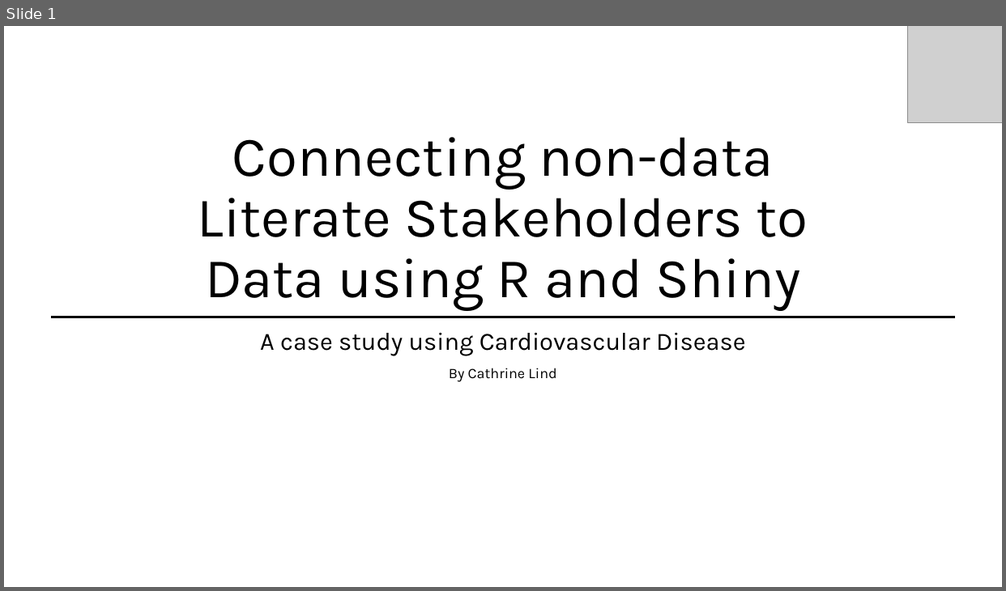
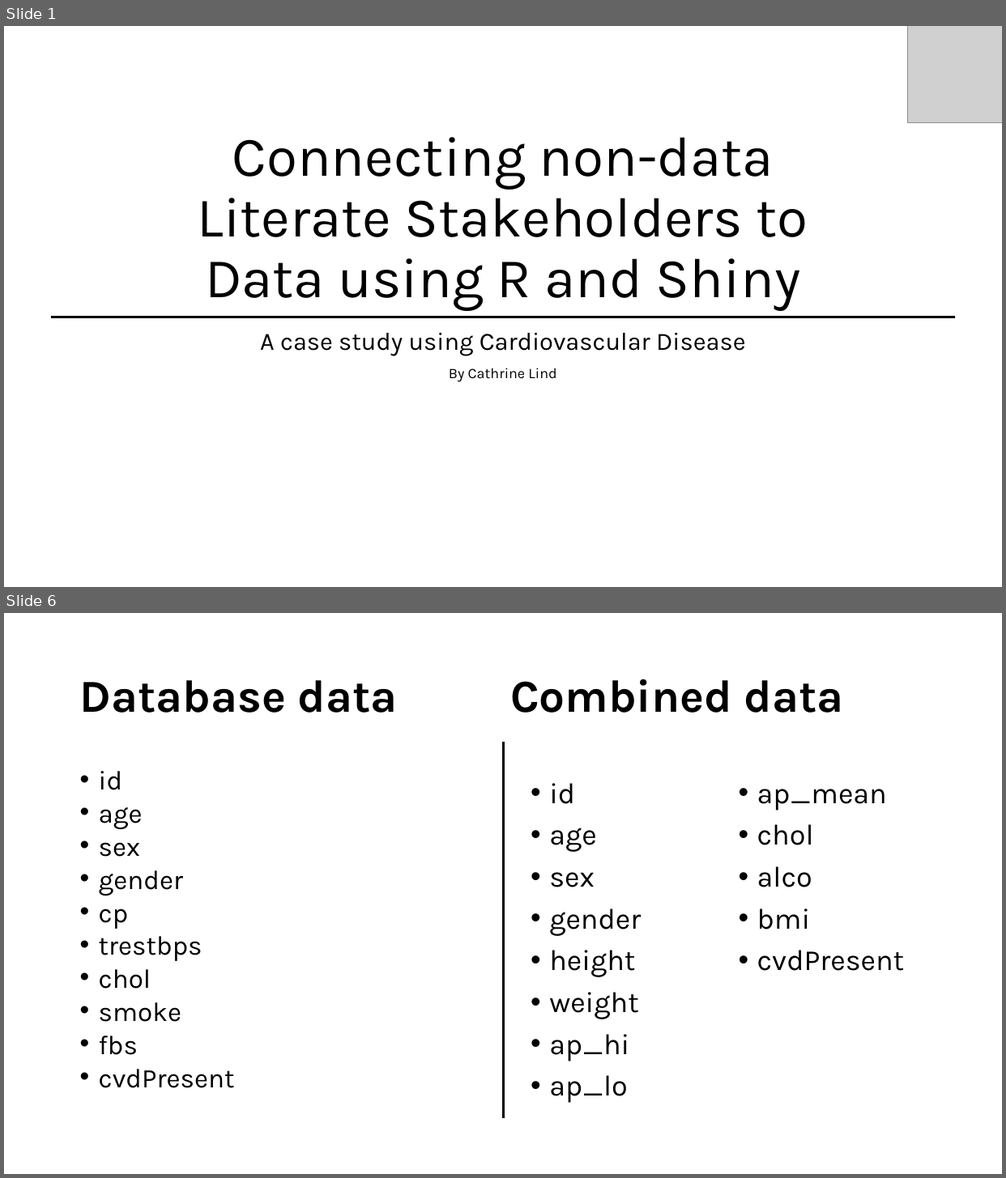
Before and after one commit to CathrineLind/shiny-CVD, a slide deck: Connecting non-data Literate Stakeholders to Data using R.pptx. Shown one above the other, each under a label of ours: slide 1 before the commit, slides 1 and 6 after it; the slides between them are not shown. The pictures are 1006x591 and 1006x1178 pixels, drawn with LibreOffice and Linux fonts; fonts in the diff are those of the drawing; grey boxes stand for pictures. Boxes give left, top, right and bottom in pixels: in the first picture for what was removed or moved away, otherwise in the second. Text is boxed around its words. In the diff, an @@ line names an element or a change of style, - is before the commit and + after.

```diff
--- a/Connecting non-data Literate Stakeholders to Data using R.pptx
+++ b/Connecting non-data Literate Stakeholders to Data using R.pptx
@@ slide 6 added at bbox=[4, 613, 1002, 1174], background #FFFFFF @@
@@ title added at bbox=[80, 680, 398, 713], 44 pt, text #000000, bold @@
+Database data
@@ text added at bbox=[510, 679, 844, 713], 44 pt, text #000000, bold @@
+Combined data
@@ line added from (503, 743) to (503, 1119), #000000 2.25 pt @@
@@ text added at bbox=[99, 771, 235, 1088], 25.9 pt, text #000000 @@
+• id
+• age
+• sex
+• gender
+• cp
+• trestbps
+• chol
+• smoke
+• fbs
+• cvdPresent
@@ text added at bbox=[549, 783, 904, 1103], 28 pt, text #000000 @@
+• id
+• age
+• sex
+• gender
+• height
+• weight
+• ap_hi
+• ap_lo
+• ap_mean
+• chol
+• alco
+• bmi
+• cvdPresent
```
Also in this commit, not shown: 14 slides changed, 2 other slides added, 9 other files.
